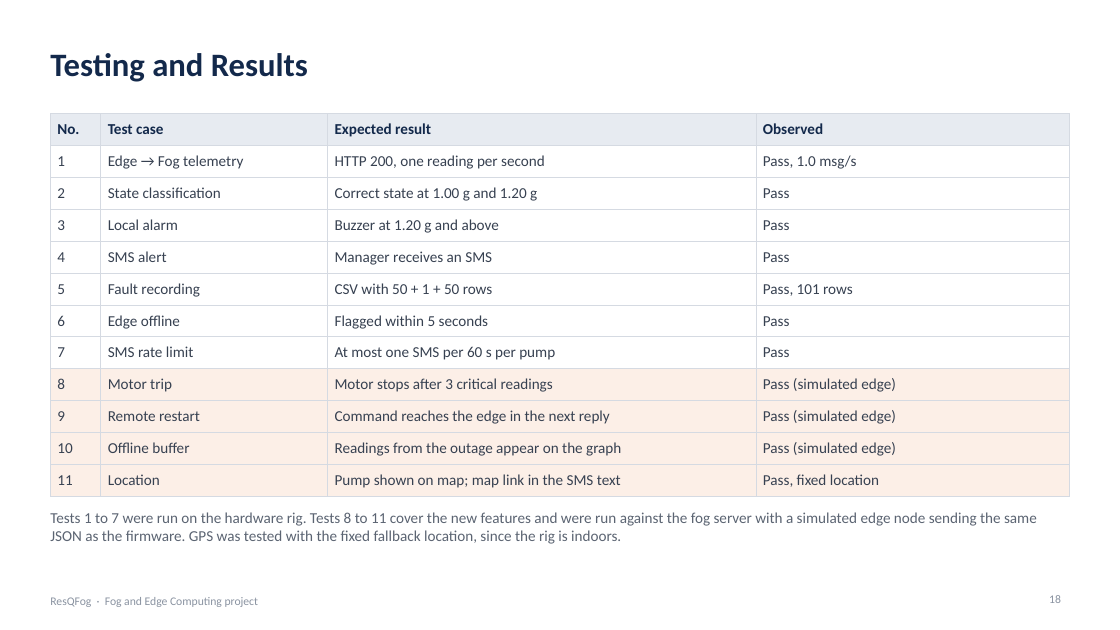
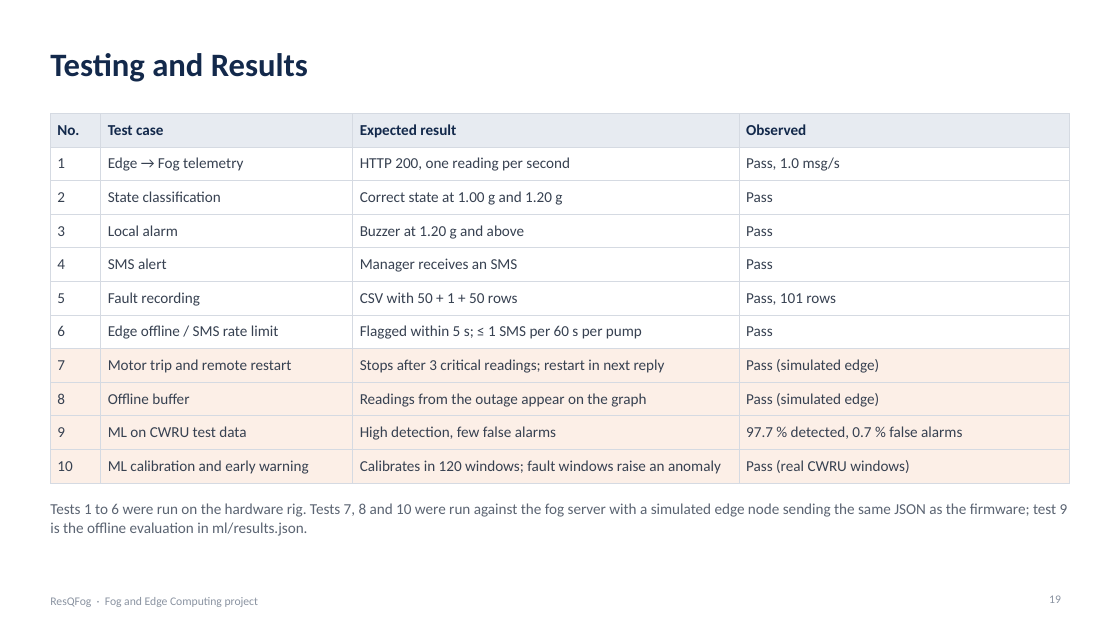
Before and after one commit to Arush-O7/ResQFog, a slide deck: slide 19 of docs/ResQFog_Final_Presentation.pptx (slide 18 before the commit). Drawn at 1120x630 pixels with LibreOffice and Linux fonts; fonts in the diff are those of the drawing. Boxes give left, top, right and bottom in pixels: in the first picture for what was removed or moved away, otherwise in the second. Text is boxed around its words. In the diff, an @@ line names an element or a change of style, - is before the commit and + after.

```diff
--- a/docs/ResQFog_Final_Presentation.pptx
+++ b/docs/ResQFog_Final_Presentation.pptx
@@ table at (x1=50, y1=113, x2=1070, y2=478) @@
-row 7: 6 | Edge offline | Flagged within 5 seconds | Pass
-row 8: 7 | SMS rate limit | At most one SMS per 60 s per pump | Pass
-row 9: 8 | Motor trip | Motor stops after 3 critical readings | Pass (simulated edge)
-row 10: 9 | Remote restart | Command reaches the edge in the next reply | Pass (simulated edge)
-row 11: 10 | Offline buffer | Readings from the outage appear on the graph | Pass (simulated edge)
-row 12: 11 | Location | Pump shown on map; map link in the SMS text | Pass, fixed location
+row 7: 6 | Edge offline / SMS rate limit | Flagged within 5 s; ≤ 1 SMS per 60 s per pump | Pass
+row 8: 7 | Motor trip and remote restart | Stops after 3 critical readings; restart in next reply | Pass (simulated edge)
+row 9: 8 | Offline buffer | Readings from the outage appear on the graph | Pass (simulated edge)
+row 10: 9 | ML on CWRU test data | High detection, few false alarms | 97.7 % detected, 0.7 % false alarms
+row 11: 10 | ML calibration and early warning | Calibrates in 120 windows; fault windows raise an anomaly | Pass (real CWRU windows)
@@ text at (x1=50, y1=503, x2=1068, y2=536): text changed @@
-Tests 1 to 7 were run on the hardware rig. Tests 8 to 11 cover the new features and were run against the fog server with a simulated edge node sending the same JSON as the firmware. GPS was tested with the fixed fallback location, since the rig is indoors.
+Tests 1 to 6 were run on the hardware rig. Tests 7, 8 and 10 were run against the fog server with a simulated edge node sending the same JSON as the firmware; test 9 is the offline evaluation in ml/results.json.
```
Also in this commit, not shown: 14 other slides changed, 6 slides added, 9 slides removed, 7 other files.
